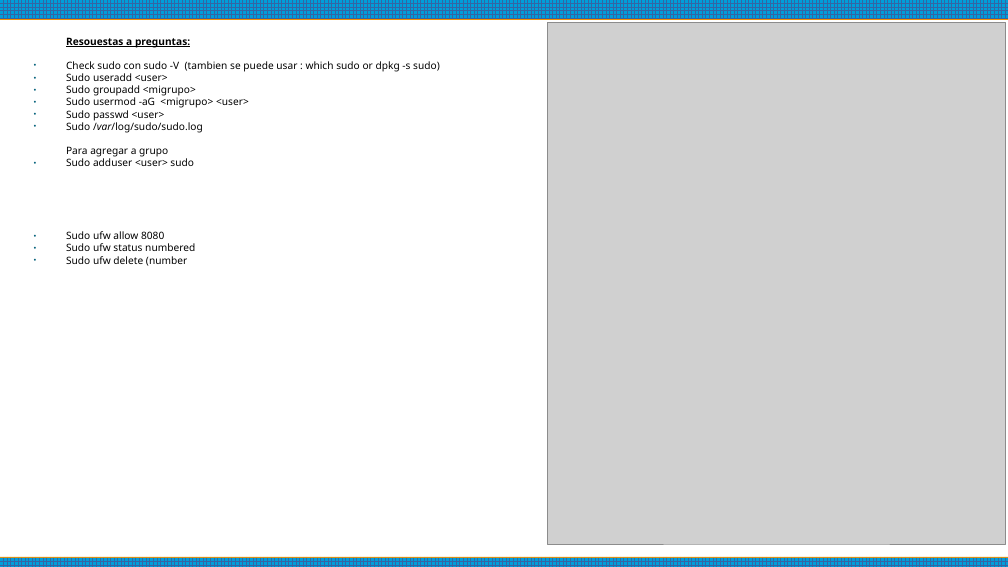
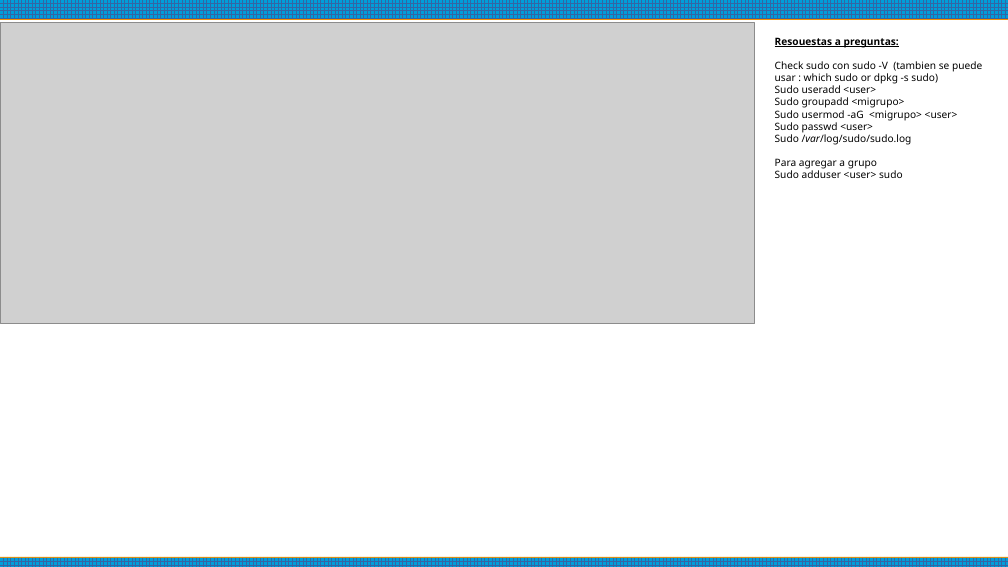
Before and after one commit to ErnestoAvedillo/42Barcelona, a slide deck: slide 10 of Born2beRoot/Comands to use.odp (slide 8 before the commit). Drawn at 1008x567 pixels with LibreOffice and Linux fonts; fonts in the diff are those of the drawing; grey boxes stand for pictures. Boxes give left, top, right and bottom in pixels: in the first picture for what was removed or moved away, otherwise in the second. Text is boxed around its words. In the diff, an @@ line names an element or a change of style, - is before the commit and + after.

```diff
--- a/Born2beRoot/Comands to use.odp
+++ b/Born2beRoot/Comands to use.odp
@@ picture: place and size @@
-picture at <box>548,23,1006,544</box>
+picture at <box>0,23,755,324</box>
@@ text "Resouestas a preguntas:": place and size @@
-text "Resouestas a preguntas:" at <box>66,37,440,266</box>
+text "Resouestas a preguntas:" at <box>775,37,982,178</box>
@@ text at <box>66,231,195,266</box>: paragraphs removed @@
-● Sudo ufw allow 8080
-● Sudo ufw status numbered
-● Sudo ufw delete (number
```
Also in this commit, not shown: 5 other slides changed, 5 slides added, 1 other file.
